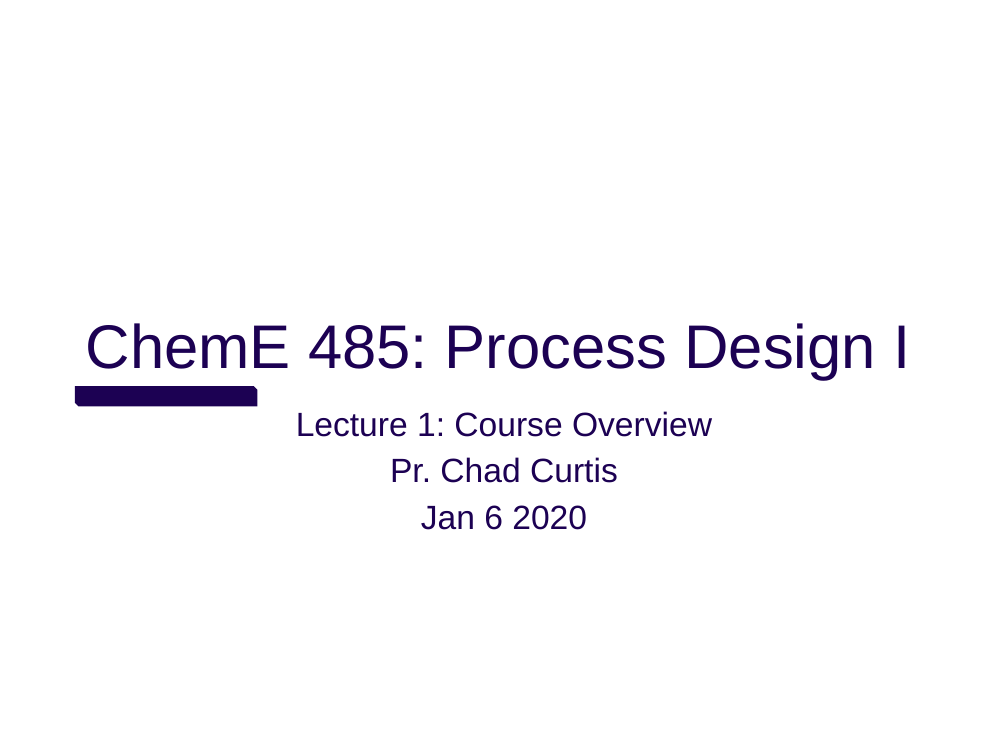
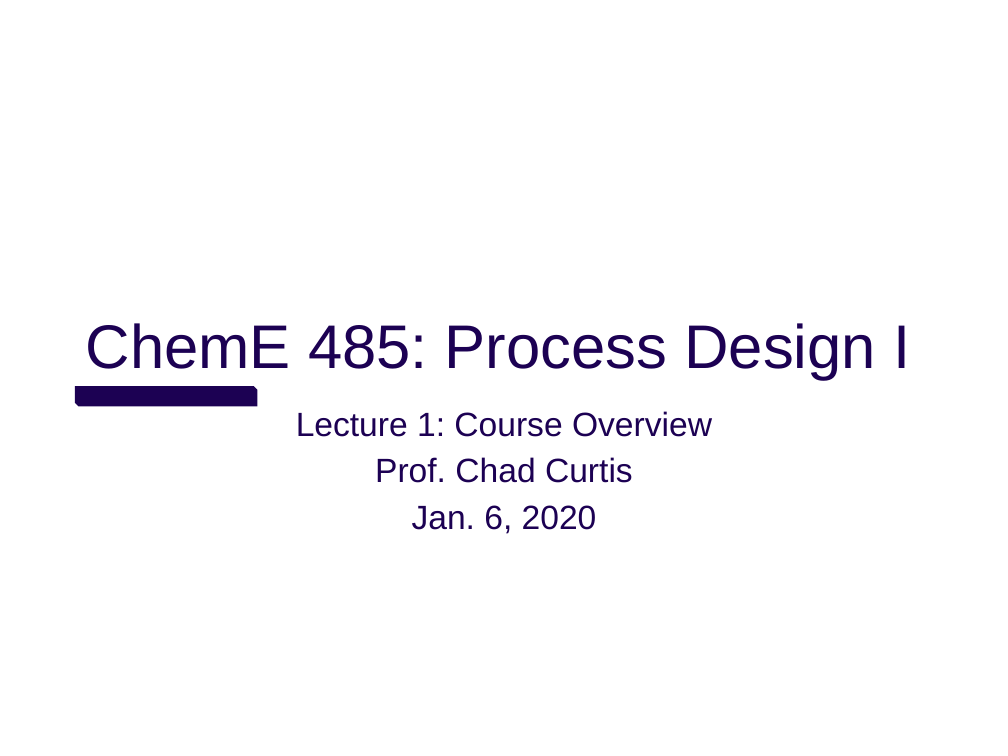
Before and after one commit to uw-cheme485/uw-cheme485.github.io, a slide deck: slide 1 of lectures/L1_Overview.pptx. Drawn at 1008x756 pixels with LibreOffice and Linux fonts; fonts in the diff are those of the drawing; background and template pictures are left out. Boxes give left, top, right and bottom in pixels: in the first picture for what was removed or moved away, otherwise in the second. Text is boxed around its words. In the diff, an @@ line names an element or a change of style, - is before the commit and + after.

Commit message:
Updated office hours, added in today's lecture.

```diff
--- a/lectures/L1_Overview.pptx
+++ b/lectures/L1_Overview.pptx
@@ subtitle at (375, 457, 633, 534): text changed @@
-Pr. Chad Curtis
-Jan 6 2020
+Prof. Chad Curtis
+Jan. 6, 2020
```
Also in this commit, not shown: 3 other files.
